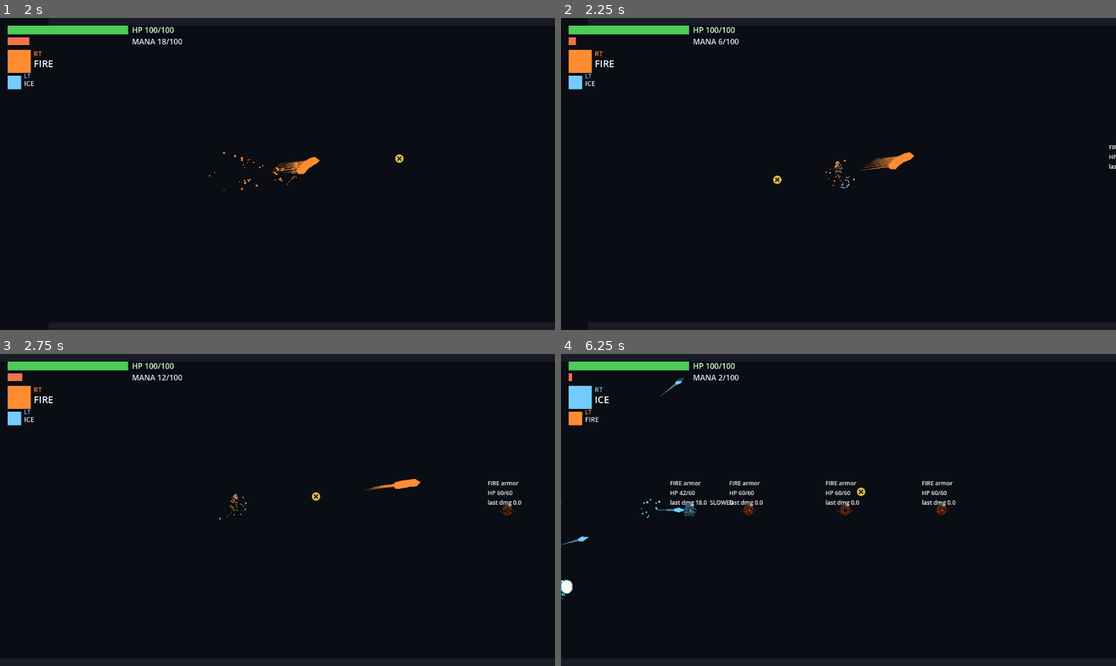
Above: before the commit, frames 1-4 (two rows, left to right).
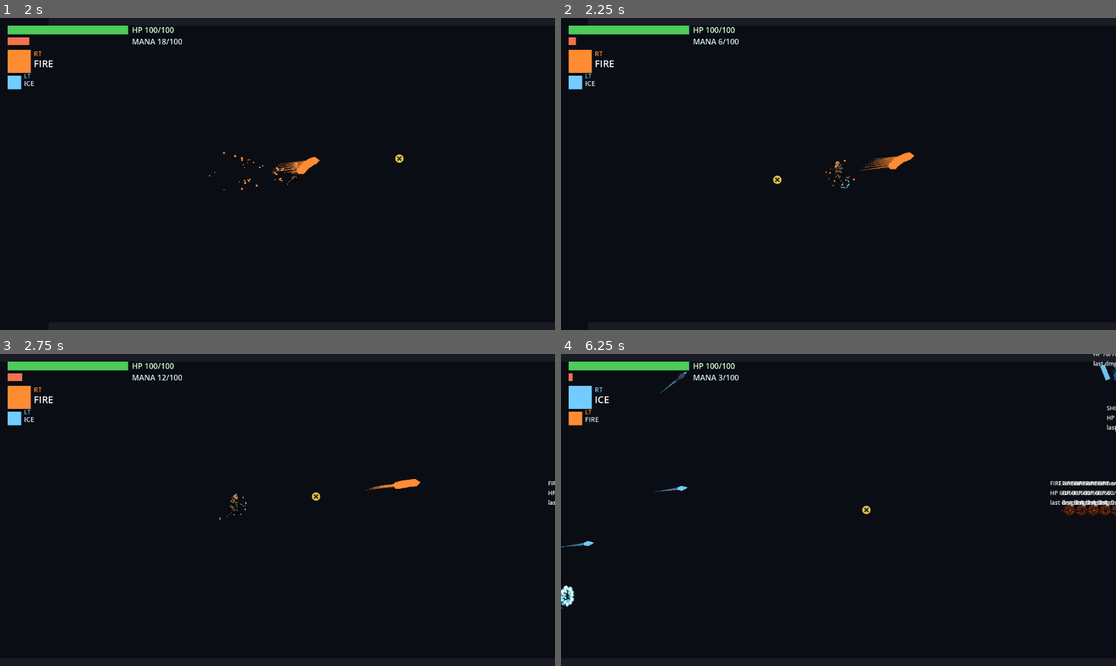
Above: after the commit, the same moments.

Repository: lordiwa/mageRage
Game: Godot game, scene res://scenes/level_select.tscn
Same seed, same stepped clock (60 frames per second), same inputs: the game is played once before the commit and once after it.
Inputs (mouse positions are in pixels of both pictures, inside the frame that each line leads up to):
- Up to frame 1 (2 s): click "Shmup 01" at 0.5 s; tap Enter at 1.25 s; move the mouse to (399, 158) at 1.27 s; hold D (move_right) from 1.28 s (still down); hold E (cast_primary) from 1.28 s (still down); click (399, 158) at 1.42 s; tap Space (jump) at 1.52 s
- Up to frame 2 (2.25 s): release D (move_right) at 2 s; release E (cast_primary) at 2 s; drag from (727, 189) to (877, 161) at 2.02 s
- Up to frame 3 (2.75 s): no input
- Up to frame 4 (6.25 s): move the mouse to (894, 441) at 2.77 s; hold D (move_right) 2.78-3.5 s; tap Shift (dash) at 2.85 s; drag from (810, 572) to (1071, 466) at 3.52 s; move the mouse to (1005, 556) at 4.27 s; hold A (move_left) 4.28-5 s; tap 2 (element_2) at 4.35 s; tap Space (jump) at 4.52 s; drag from (672, 463) to (733, 510) at 5.02 s; move the mouse to (866, 510) at 5.77 s; hold S (move_down) from 5.78 s (still down); hold Ctrl (glide) from 5.78 s (still down); click (866, 510) at 5.92 s

Frame 1 is identical in both runs. In frame 2, less than 0.1% of the frame differs, in the area x 98-100%, y 40-49%; in frame 3, 0.3%; in frame 4, 2.2%, in the area x 0-100%, y 0-82%.

Commit message:
feat(TASK-070): frame-carry dwell + denser wave stream for the shmup
Playtest fix: shmup enemies left the screen in ~4.6s and were too few. Two
shmup-scoped changes (sectors + drone FSM untouched):

FRAME-CARRY (dwell): ShmupSpawner._advance_active now carries every live enemy
RIGHT each tick by the scroller's OWN visible-rect left-edge delta since the
last tick (new _frame_carry_dx(), tracked via _last_left_edge), added on TOP of
its ShmupMotion pattern step. Motion is now RELATIVE to the advancing frame:
the enemy keeps pace with the scroll and only the small cross-drift erodes its
lead, so it LINGERS. Decoupled from SCROLL_SPEED + frame-rate (reads the rect
delta, not the const). ShmupMotion stays PURE; its DRIFT_SPEED drops 70 -> 35
px/s (now the small frame-relative cross speed) so a STRAIGHT/SINE enemy takes
~30s to cross a ~1152px frame (vs ~4.6s before).

DENSITY: DEFAULT_WAVES reworked from 4 waves / 16 enemies to 9 OVERLAPPING
waves / 48 enemies spanning the full ~35.5s lane (last wave t_start 30.5s).
Mixed armor (Empire/Shield) + all four motion patterns + enter-then-lock-on
preserved; tighter spacing + overlap (not bigger bursts) keeps it fair (DD-001).
With frame-carry the lingering waves accumulate >= 8 on screen at peak.

Co-Authored-By: Claude Opus 4.8 (1M context) <noreply@anthropic.com>

Diff:
--- a/scripts/levels/shmup_motion.gd
+++ b/scripts/levels/shmup_motion.gd
@@ -24,9 +24,12 @@
 ## read its armor color, THEN locks on and steers toward the live player. Tunable; SHORT/fair.
 const ENTRY_LOCK_DELAY := 0.5
 
-## Baseline leftward world drift (px/s) — the frame-advance pace shared by every pattern so an
-## enemy always approaches as the frame scrolls. Mirrors the old ShmupSpawner.ENTRY_SPEED.
-const DRIFT_SPEED := 70.0
+## Baseline leftward CROSS-drift (px/s) — TASK-070: with the spawner now FRAME-CARRYING each
+## live enemy (it adds the auto-scroll camera's per-tick x advance on top of this pattern step),
+## DRIFT_SPEED is the small FRAME-RELATIVE cross speed, NOT the camera-relative exit speed. It is
+## deliberately SMALL so a STRAIGHT/SINE enemy traverses the ~1152px frame slowly and LINGERS
+## ~30s (vs the old ~4.6s exit, when 70 px/s was fighting the 180 px/s camera). Tunable.
+const DRIFT_SPEED := 35.0
 
 ## SINE ongoing-motion knobs: vertical amplitude (px) around the center y and the angular
 ## frequency (rad/s) of the weave. Tunable — a readable, not-dizzying weave.
--- a/scripts/levels/shmup_spawner.gd
+++ b/scripts/levels/shmup_spawner.gd
@@ -63,19 +63,41 @@
 ## Provisional pacing — TASK-067 owns the speed/cadence tuning. TASK-069 adds the motion mix so
 ## enemies ENTER then LOCK ON (variety + the "follow you" feel). Mixed armor across waves so the
 ## player swaps element mid-stream (DD-006 read preserved). Settable so a test owns the schedule.
+## TASK-070: DENSE + LINGERING. The level runs ~35.5s (Shmup01.LEVEL_LENGTH 6400 / SCROLL_SPEED
+## 180). Enemies are now FRAME-CARRIED (they linger ~30s) so OVERLAPPING waves accumulate several
+## on screen at once. Reworked from 4 waves / 16 enemies to a denser stream that SPANS the full
+## lane (last wave starts ~30s in, before the level ends), keeps mixed armor (0 Empire ELEC / 1
+## Shield ICE) + all four motion patterns + the enter-then-lock-on feel. Provisional / playtest-
+## tunable: ~dozens total, ~4-8+ concurrent. Kept FAIR (DD-001) — denser + lingering, not a wall:
+## tighter spacing + overlap, NOT bigger single bursts; telegraph+fire intact.
 const DEFAULT_WAVES: Array = [
 	# Opener: a STRAIGHT line — pacing rest, lets the player read the armor color.
-	{"enemy_type": 0, "count": 4, "spacing": 0.8, "y_pattern": YPattern.LINE, "t_start": 1.5,
+	{"enemy_type": 0, "count": 5, "spacing": 0.7, "y_pattern": YPattern.LINE, "t_start": 1.0,
 		"motion": MotionPattern.STRAIGHT},
-	# A weaving wave that locks on after the entry beat.
-	{"enemy_type": 1, "count": 3, "spacing": 1.0, "y_pattern": YPattern.TOP, "t_start": 6.0,
+	# Early weave (overlaps the opener) — a second armor enters from the top.
+	{"enemy_type": 1, "count": 5, "spacing": 0.8, "y_pattern": YPattern.TOP, "t_start": 4.0,
 		"motion": MotionPattern.SINE},
 	# Homing pressure: enter, then track the player (the core follow-you ask).
-	{"enemy_type": 0, "count": 5, "spacing": 0.6, "y_pattern": YPattern.SINE, "t_start": 10.0,
+	{"enemy_type": 0, "count": 6, "spacing": 0.6, "y_pattern": YPattern.SINE, "t_start": 8.0,
 		"motion": MotionPattern.HOMING},
-	# Dive finale: arc in fast, swoop the player once, peel away.
-	{"enemy_type": 1, "count": 4, "spacing": 0.7, "y_pattern": YPattern.BOTTOM, "t_start": 15.0,
+	# Dive jab from below while the homers + earlier waves still linger.
+	{"enemy_type": 1, "count": 5, "spacing": 0.7, "y_pattern": YPattern.BOTTOM, "t_start": 12.0,
 		"motion": MotionPattern.DIVE},
+	# Mid-level straight reinforcement (fills the lane, keeps the screen busy).
+	{"enemy_type": 0, "count": 6, "spacing": 0.6, "y_pattern": YPattern.LINE, "t_start": 16.0,
+		"motion": MotionPattern.STRAIGHT},
+	# A weaving Shield wave overlapping the straight reinforcement.
+	{"enemy_type": 1, "count": 5, "spacing": 0.7, "y_pattern": YPattern.SINE, "t_start": 19.0,
+		"motion": MotionPattern.SINE},
+	# Back-half homing wave (the lane is full now; element-swap pressure).
+	{"enemy_type": 0, "count": 6, "spacing": 0.6, "y_pattern": YPattern.TOP, "t_start": 23.0,
+		"motion": MotionPattern.HOMING},
+	# Late dive finale — swoop the player as the level closes out.
+	{"enemy_type": 1, "count": 5, "spacing": 0.7, "y_pattern": YPattern.BOTTOM, "t_start": 27.0,
+		"motion": MotionPattern.DIVE},
+	# Closing straight stragglers spanning to near the finish line.
+	{"enemy_type": 0, "count": 5, "spacing": 0.7, "y_pattern": YPattern.LINE, "t_start": 30.5,
+		"motion": MotionPattern.STRAIGHT},
 ]
 
 ## The active wave stream (defaults to DEFAULT_WAVES; a test overrides it).
@@ -105,6 +127,13 @@
 
 ## Seconds elapsed since the spawner began driving update() — the wave clock.
 var _clock := 0.0
+
+## TASK-070 FRAME-CARRY: the scroller's left-edge x as of the PREVIOUS tick. Each tick the
+## spawner carries every live enemy right by (this tick's left edge - last) so the enemy moves
+## RELATIVE to the advancing frame — its dwell is governed by the small ShmupMotion cross-drift,
+## not the camera speed. NAN until the first _advance_active reads the scroller (carry = 0 the
+## first tick). Read off the scroller's OWN rect so it's decoupled from SCROLL_SPEED + frame-rate.
+var _last_left_edge := NAN
 
 ## Per-wave count of emits already fired, parallel to `waves` (index-aligned).
 var _emitted: Array[int] = []
@@ -200,6 +229,13 @@
 ## non-Node2D fake) degrades to the plain leftward drift. Skips any handle that vanished.
 func _advance_active(delta: float) -> void:
 	var player_pos := _player_position()
+	# TASK-070 FRAME-CARRY: how far the scroller's frame advanced (right) since the last tick.
+	# Adding this to every enemy on top of its pattern step makes the motion RELATIVE to the
+	# frame, so an enemy keeps pace with the scroll and only the (small) ShmupMotion cross-drift
+	# erodes its lead -> it LINGERS. Computed from the scroller's OWN left-edge delta (not the
+	# SCROLL_SPEED const), so it stays decoupled + frame-rate independent. Zero on the first tick.
+	var carry_dx := _frame_carry_dx()
+	var carry := Vector2(carry_dx, 0.0)
 	for enemy in _active:
 		if enemy == null or not is_instance_valid(enemy):
 			continue
@@ -210,11 +246,26 @@
 		if _motion.has(key):
 			var state: Dictionary = _motion[key]
 			node.global_position = ShmupMotion.next_position(
-				state, node.global_position, player_pos, delta)
+				state, node.global_position, player_pos, delta) + carry
 			state["elapsed"] = float(state.get("elapsed", 0.0)) + delta
 		else:
-			# No motion record (legacy / direct-tracked handle): plain leftward drift.
-			node.global_position.x -= ENTRY_SPEED * delta
+			# No motion record (legacy / direct-tracked handle): plain leftward drift + carry.
+			node.global_position.x += -ENTRY_SPEED * delta + carry_dx
+
+
+## TASK-070 FRAME-CARRY amount (px) this tick: the scroller's visible-rect left-edge advance
+## since the previous tick. Reads the LIVE rect, updates the stored edge, and returns 0 on the
+## very first tick (no previous edge) or when no scroller is wired. Pure side effect on
+## _last_left_edge so the carry stays decoupled from SCROLL_SPEED + the frame rate.
+func _frame_carry_dx() -> float:
+	if _scroller == null:
+		return 0.0
+	var left_edge: float = _scroller.visible_world_rect().position.x
+	var dx := 0.0
+	if not is_nan(_last_left_edge):
+		dx = left_edge - _last_left_edge
+	_last_left_edge = left_edge
+	return dx
 
 
 ## The live player's world position for lock-on/homing/dive, or a far-LEFT fallback (so a
